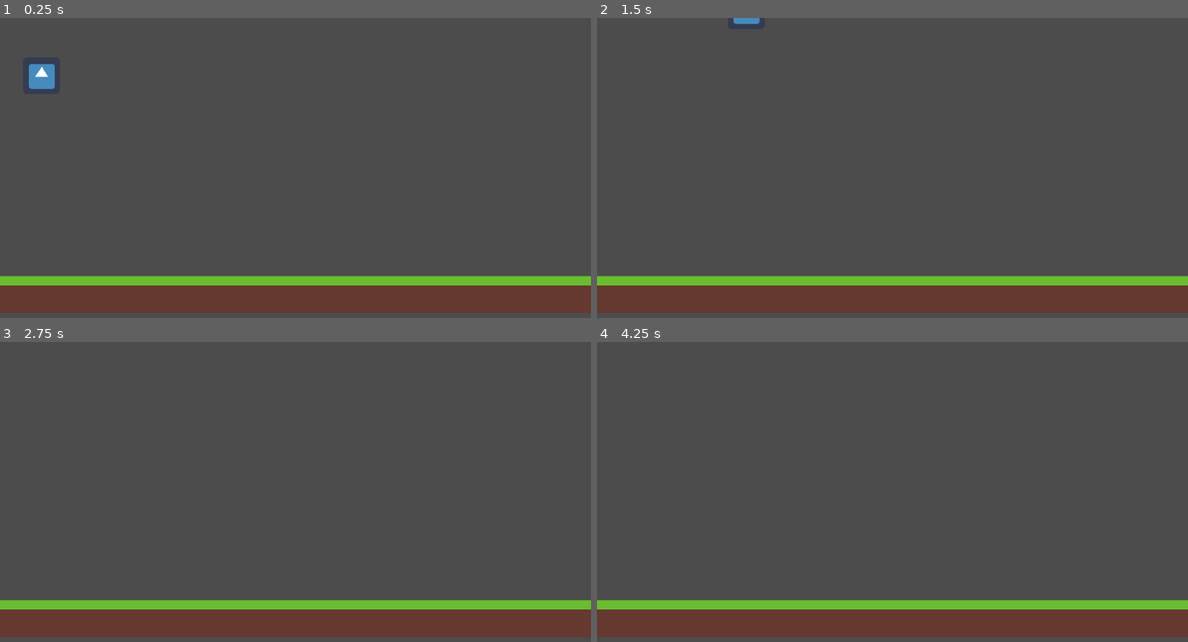
Above: before the commit, frames 1-4 (two rows, left to right).
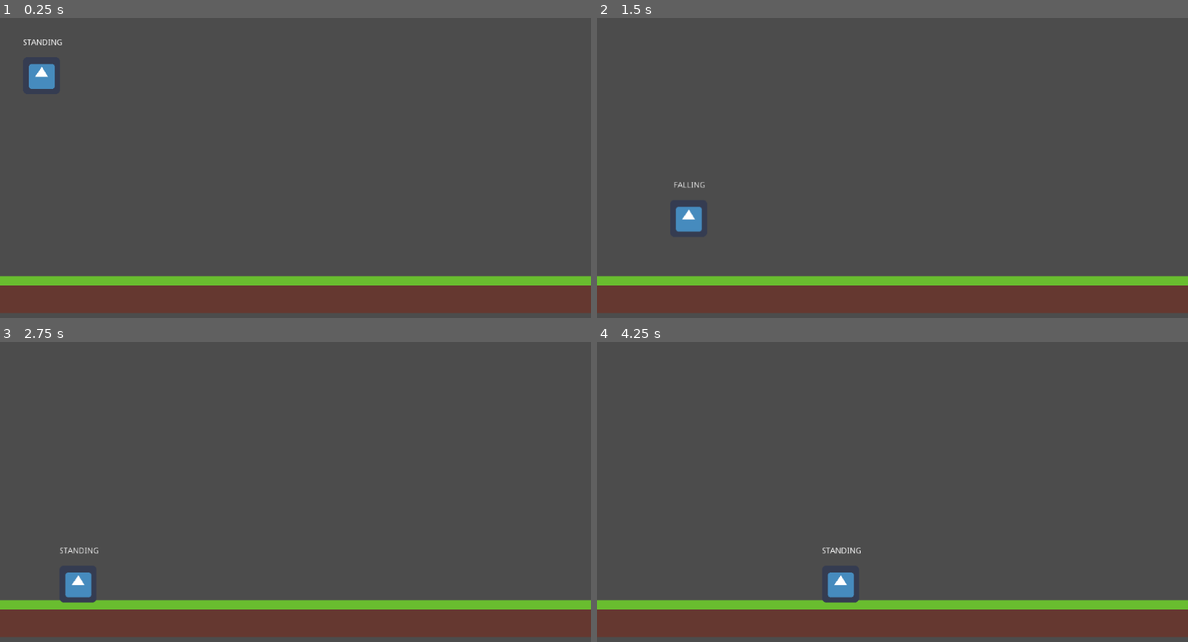
Above: after the commit, the same moments.

Repository: TRushton95/Dashing
Game: Godot game, scene res://World.tscn
Same seed, same stepped clock (60 frames per second), same inputs: the game is played once before the commit and once after it. The engine's default icon, where the game draws it, is replaced by a stand-in: a white triangle on a blue panel in a dark square.
Inputs (mouse positions are in pixels of both pictures, inside the frame that each line leads up to):
- Up to frame 1 (0.25 s): no input
- Up to frame 2 (1.5 s): move the mouse to (1022, 174) at 0.52 s; hold D (move_right) from 0.53 s (still down); click (1022, 174) at 0.6 s; tap Space (jump) at 0.77, 0.8, 1.07, 1.35 s; move the mouse to (774, 207) at 1.27 s
- Up to frame 3 (2.75 s): tap Space (jump) at 1.52, 1.82, 2.3 s; click (177, 531) at 1.55 s; move the mouse to (354, 438) at 2.02 s; release D (move_right) at 2.03 s; hold A (move_left) from 2.03 s (still down); click (354, 438) at 2.1 s
- Up to frame 4 (4.25 s): move the mouse to (862, 585) at 2.77 s; release A (move_left) at 2.78 s; hold D (move_right) from 2.78 s (still down); tap Shift (sprint) at 2.85 s; tap Space (jump) at 3.02, 3.32, 3.77, 3.8, 4.07 s; click (862, 585) at 3.05 s; move the mouse to (1069, 567) at 3.52 s; click (1069, 567) at 3.6 s

The runs differ from the first frame. In frame 1, less than 0.1% of the frame differs, in the area x 4-11%, y 7-10%; in frame 2, 0.5%, in the area x 13-28%, y 0-72%; in frame 3, 0.5%; in frame 4, 0.5%.

Commit message:
Refactor controls to finite state machine

Diff:
--- a/Src/Entities/Player/Player.gd
+++ b/Src/Entities/Player/Player.gd
@@ -1,6 +1,8 @@
 extends KinematicBody2D
 
 onready var laser_scene = preload("res://Entities/Laser/Laser.tscn")
+
+enum State { STANDING, FALLING, FIRING }
 
 export var MAX_FALL_SPEED := 500
 const GRAVITY_ACCELERATION := 20
@@ -13,6 +15,13 @@
 var velocity := Vector2.ZERO
 var direction = Enums.Direction.RIGHT
 
+var state_stack = [ State.STANDING ]
+
+
+func _on_FiringAnimTimer_timeout() -> void:
+	print("test")
+	_pop_state()
+
 
 func _process(delta: float) -> void:
 	if Input.is_action_just_pressed("sprint"):
@@ -20,27 +29,32 @@
 	elif Input.is_action_just_released("sprint"):
 		move_speed = WALK_SPEED
 
-	if Input.is_action_pressed("move_left"):
-		velocity.x = -move_speed
-		direction = Enums.Direction.LEFT
-	elif Input.is_action_pressed("move_right"):
-		velocity.x = move_speed
-		direction = Enums.Direction.RIGHT
-	else:
-		velocity.x = 0
+	match state_stack[0]:
+		State.STANDING:
+			_process_directional_movement()
 
-	if Input.is_action_just_pressed("jump"):
-		velocity.y = JUMP_SPEED
+			if Input.is_action_just_pressed("jump"):
+				_push_state(State.FALLING)
+				velocity.y = JUMP_SPEED
 
-	if Input.is_action_just_pressed("shoot"):
-		_shoot()
+			elif Input.is_action_just_pressed("shoot"):
+				_push_state(State.FIRING)
+				velocity.x = 0
+				$FiringAnimTimer.start()
+				_shoot()
+
+		State.FALLING:
+			_process_directional_movement()
+
+			if is_on_floor():
+				_pop_state()
 
 
 func _physics_process(delta: float) -> void:
 	if velocity.y < MAX_FALL_SPEED:
 		velocity.y = velocity.y + GRAVITY_ACCELERATION
 
-	velocity = move_and_slide(velocity)
+	velocity = move_and_slide(velocity, Vector2.UP)
 
 
 func _get_direction_modifier() -> int:
@@ -56,3 +70,26 @@
 
 	owner.add_child(laser)
 	laser.init(Vector2(x, y), direction)
+
+
+func _process_directional_movement() -> void:
+	if Input.is_action_pressed("move_left"):
+		velocity.x = -move_speed
+		direction = Enums.Direction.LEFT
+	elif Input.is_action_pressed("move_right"):
+		velocity.x = move_speed
+		direction = Enums.Direction.RIGHT
+	else:
+		velocity.x = 0
+
+
+func _push_state(state: int) -> void:
+	state_stack.push_front(state)
+	$StateLabel.text = State.keys()[state]
+
+
+func _pop_state() -> void:
+	state_stack.pop_front()
+
+	var state = state_stack[0]
+	$StateLabel.text = State.keys()[state]
--- a/Src/Entities/Player/Player.tscn
+++ b/Src/Entities/Player/Player.tscn
@@ -10,8 +10,26 @@
 collision_mask = 0
 script = ExtResource( 2 )
 
+[node name="CollisionShape2D" type="CollisionShape2D" parent="."]
+shape = SubResource( 1 )
+
 [node name="Sprite" type="Sprite" parent="."]
 texture = ExtResource( 1 )
 
-[node name="CollisionShape2D" type="CollisionShape2D" parent="."]
-shape = SubResource( 1 )
+[node name="FiringAnimTimer" type="Timer" parent="."]
+wait_time = 0.5
+one_shot = true
+
+[node name="StateLabel" type="Label" parent="."]
+margin_left = -32.0
+margin_top = -64.0
+margin_right = 36.0
+margin_bottom = -50.0
+text = "STANDING"
+align = 1
+valign = 1
+__meta__ = {
+"_edit_use_anchors_": false
+}
+
+[connection signal="timeout" from="FiringAnimTimer" to="." method="_on_FiringAnimTimer_timeout"]
